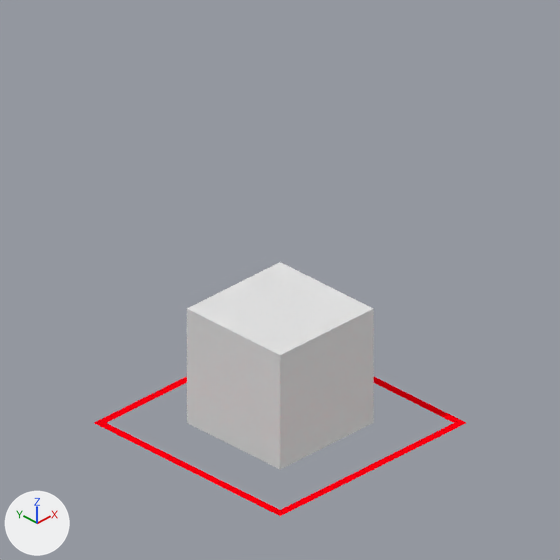
The Blender file rct2/scenery/CreepyTheming/tsmp-Pumpkin/tsmp_V001.blend, before and after one commit.
Rendered twice from the file's camera 'Camera'. Lighting does not change. The marker at lower left points along +X, +Y and +Z.

Before the edit, the objects in view are built like this:
```python
me_cube = bpy.data.meshes.new('Cube')
me_cube.from_pydata(...)  # a box spanning x -1.0..1.0, y -1.0..1.0, z -1.0..1.0
me_plane_001 = bpy.data.meshes.new('Plane.001')
me_plane_001.from_pydata([(-2.0, -2.0, 0.0), (2.0, -2.0, 0.0), (-2.0, 2.0, 0.0), (2.0, 2.0, 0.0), (-1.86, 1.86, 0.0), (-1.86, -1.86, 0.0), (1.86, -1.86, 0.0), (1.86, 1.86, 0.0)], [], [(5, 4, 2, 0), (6, 5, 0, 1), (7, 6, 1, 3), (4, 7, 3, 2)])
me_plane_001.materials.append(mat_guide)  # red #ff000f
ob_cube = bpy.data.objects.new('Cube', me_cube)
ob_cube.location = (0.0, 0.0, 1.0)
ob_plane_001 = bpy.data.objects.new('Plane.001', me_plane_001)
ob_plane_001.location = (0.0, 0.0, 0.0)
```
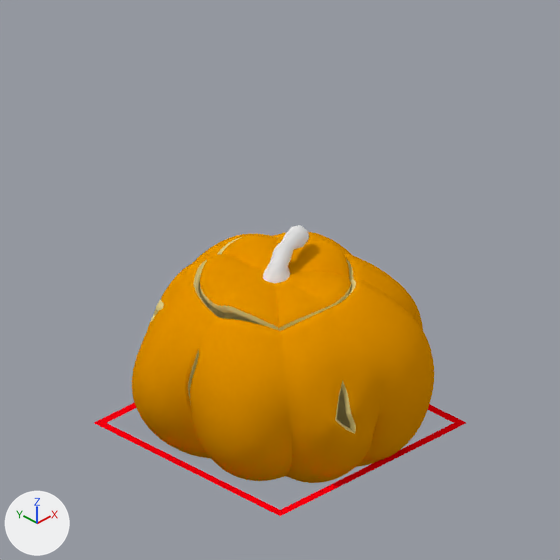
ob_gp_layer is not drawn itself; it is used by a modifier of ob_pumpkin_fine.

What changed in the scene script:
```text
Add mat_material_001:
    mat_material_001 = diffuse_material('Material.001')
    mat_material_001.base_color = (0.8, 0.651, 0.249)  # yellow #e7d389
Add mat_material:
    mat_material = diffuse_material('Material')
    mat_material.base_color = (0.8, 0.302, 0.0)  # orange #e79500
Add me_circle:
    me_circle.from_pydata(...)  # 146 vertices, 160 faces; spans x -0.111..0.231, y -0.239..0.463, z -0.055..0.594
    me_circle.polygons.foreach_set('use_smooth', [True] * 160)
Add me_sphere_002:
    me_sphere_002.from_pydata(...)  # 2059 vertices, 2047 faces; spans x -1.41..1.53, y -1.35..1.5, z -0.08..1.92
    me_sphere_002.polygons.foreach_set('use_smooth', [True] * 2047)
    me_sphere_002.materials.append(mat_material)  # orange #e79500
    me_sphere_002.materials.append(mat_material_001)  # yellow #e7d389
Add me_cugp_layer:
    me_cugp_layer.from_pydata(...)  # 580 vertices, 573 faces; spans x -1.87..0.48, y -1.27..1.26, z 0.56..2.03
    me_cugp_layer.materials.append(mat_material_001)  # yellow #e7d389
Remove ob_cube:
    ob_cube = bpy.data.objects.new('Cube', me_cube)
    ob_cube.location = (0.0, 0.0, 1.0)
Add ob_circle:
    ob_circle = bpy.data.objects.new('Circle', me_circle)
    ob_circle.location = (-0.04, 0.06, 2.39)
    ob_circle.rotation_euler = (0.0, 0.0, -1.571)  # degrees (0, 0, -90)
    ob_circle.scale = (1.4, 1.4, 1.4)
Add ob_pumpkin_fine:
    ob_pumpkin_fine = bpy.data.objects.new('pumpkin fine', me_sphere_002)
    ob_pumpkin_fine.location = (-0.04, 0.06, 0.0)
    ob_pumpkin_fine.rotation_euler = (0.0, 0.0, -1.571)  # degrees (0, 0, -90)
    ob_pumpkin_fine.scale = (1.4, 1.4, 1.4)
    _m = ob_pumpkin_fine.modifiers.new('Solidify', 'SOLIDIFY')
    _m.thickness = 0.163
    _m.offset = 0.85
    _m.material_offset = 1
    _m.material_offset_rim = 1
    _m.nonmanifold_thickness_mode = 'FIXED'
    _m.nonmanifold_merge_threshold = 0.0003
    _m = ob_pumpkin_fine.modifiers.new('Subsurf', 'SUBSURF')
    _m.render_levels = 1
    _m = ob_pumpkin_fine.modifiers.new('Boolean', 'BOOLEAN')
    _m.object = ob_gp_layer
    _m.double_threshold = 0.00001
    _m.solver = 'FLOAT'
    _m = ob_pumpkin_fine.modifiers.new('EdgeSplit', 'EDGE_SPLIT')
    _m.split_angle = 0.527
Add ob_gp_layer:
    ob_gp_layer = bpy.data.objects.new('GP_Layer', me_cugp_layer)
    ob_gp_layer.location = (-0.0442, 0.474, 0.0)
    ob_gp_layer.rotation_euler = (0.0, 0.0, -1.571)  # degrees (0, 0, -90)
    ob_gp_layer.hide_render = True
```

What differs and where, as boxes (x1, y1, x2, y2) in the pictures (560 x 560 px):
'pumpkin fine', added (orange): after (132, 232, 434, 483)
'Cube', deleted: before (187, 262, 374, 469)
'Circle', added: after (263, 225, 309, 283)
